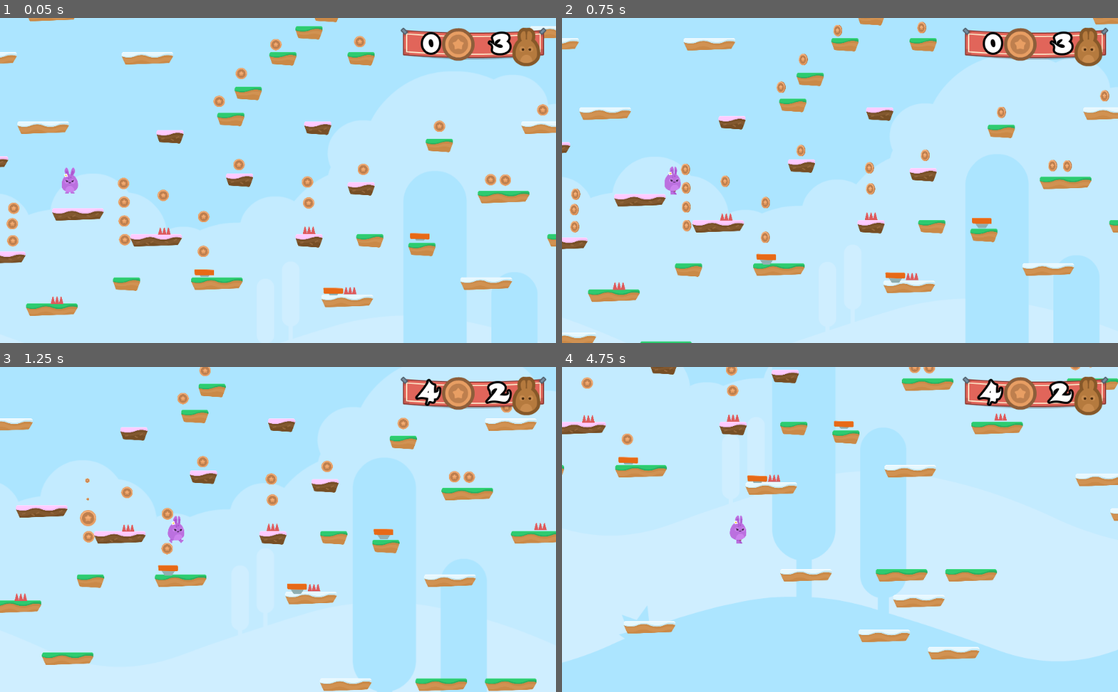
Above: before the commit, frames 1-4 (two rows, left to right).
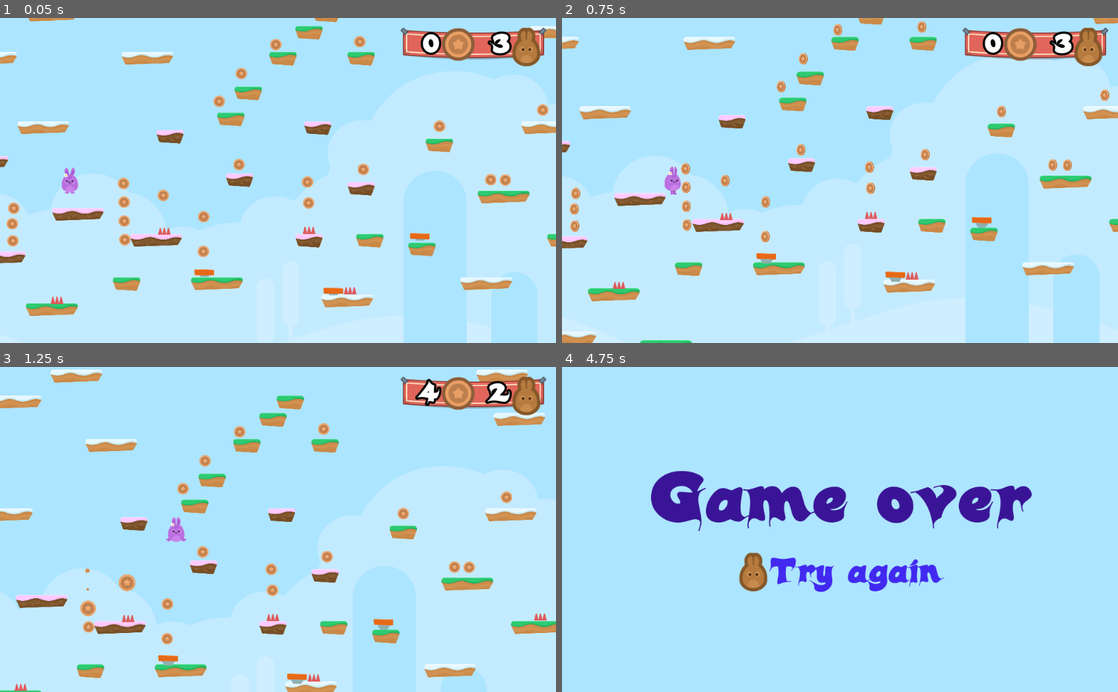
Above: after the commit, the same moments.

Repository: sandoche/Godot-learning-udemy
Game: Godot game, scene res://Levels/Level1.tscn
The game is run twice, just before and just after one commit, with the same random seed, the same clock (stepped at 60 frames per second) and the same inputs.
Inputs (mouse positions are in pixels of both pictures, inside the frame that each line leads up to):
- Up to frame 1 (0.05 s): no input
- Up to frame 2 (0.75 s): tap Enter at 0.5 s; hold D (right) from 0.53 s (still down)
- Up to frame 3 (1.25 s): keep holding D (right); tap Z (jump) at 0.77 s
- Up to frame 4 (4.75 s): tap Z (jump) at 1.52, 3.77, 4.52 s; release D (right) at 2.03 s; hold Q (left) 2.03-2.75 s; click (751, 575) at 2.77 s; hold D (right) from 3.53 s (still down)

Frame 1 is identical in both runs. In frame 2, 2.6% of the frame differs, in the area x 0-100%, y 0-100%; in frame 3, 16%; in frame 4, 44%, in the area x 0-100%, y 0-91%.

Commit message:
:bug: Fixing hurt bug

Diff:
--- a/HoppyDays/Player/Player.gd
+++ b/HoppyDays/Player/Player.gd
@@ -22,7 +22,7 @@
 func apply_gravity():
 	if position.y > WORLD_LIMIT:
 		get_tree().call_group("Gamestate", "end_game")
-	if is_on_floor():
+	if is_on_floor() and motion.y > 0:
 		motion.y = 0
 	elif is_on_ceiling():
 		motion.y = 1
@@ -48,7 +48,7 @@
 func hurt():
 	position.y -=1
 	yield(get_tree(), "idle_frame") # to wait a frame
-	motion.y -= JUMP_SPEED
+	motion.y = -JUMP_SPEED
 	$PainSFX.play()
 
 func boost():
